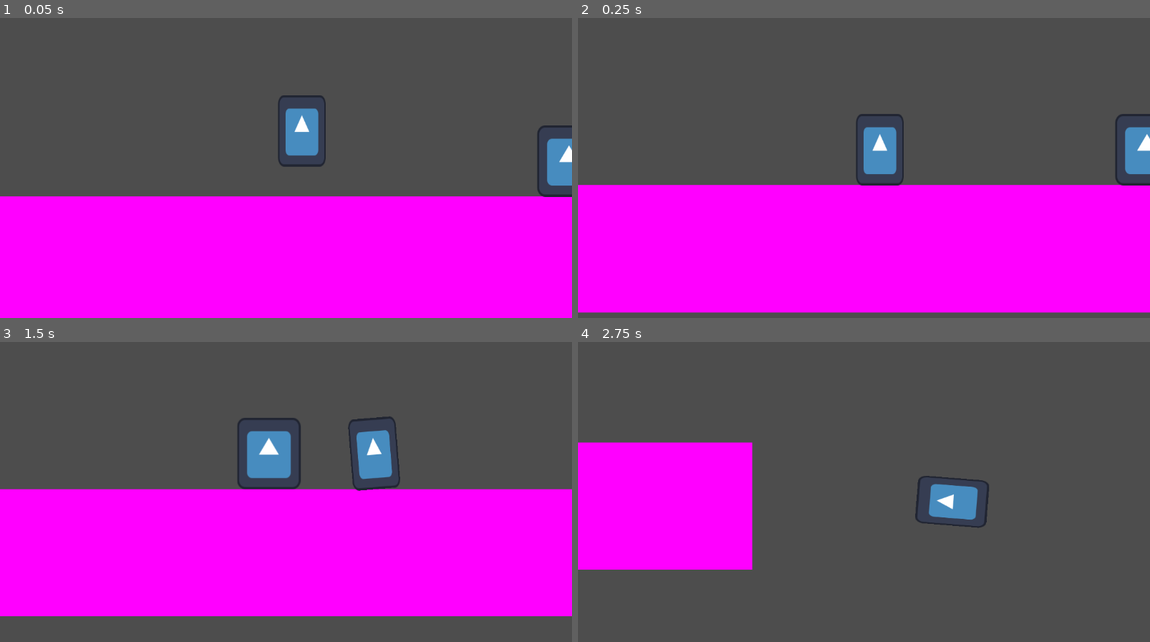
Above: before the commit, frames 1-4 (two rows, left to right).
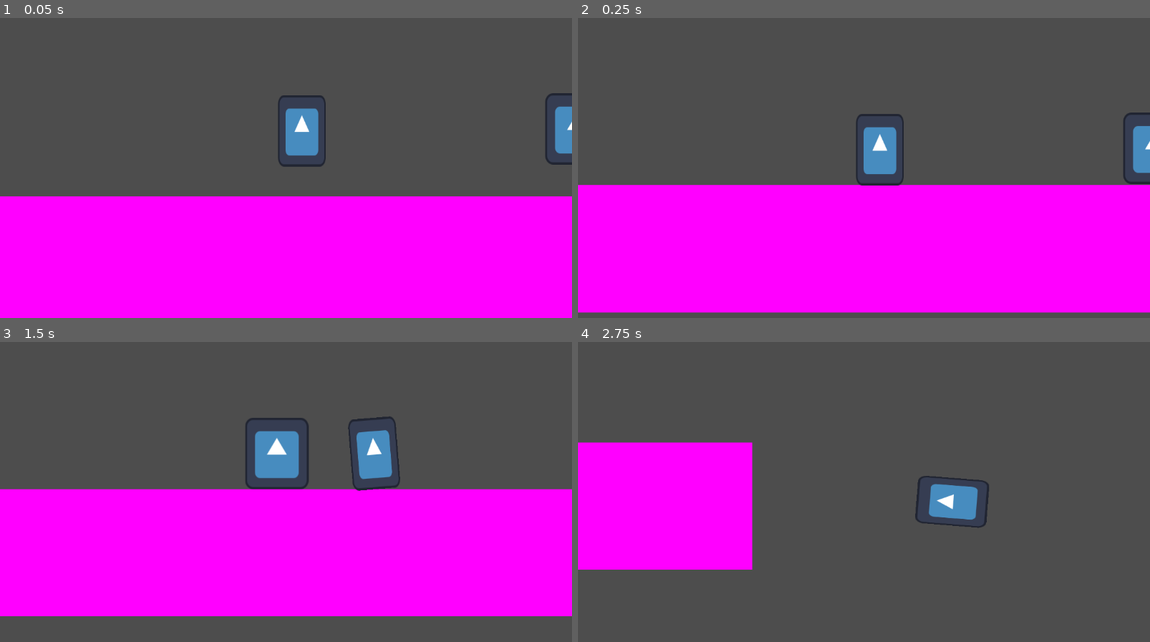
Above: after the commit, the same moments.

Repository: CodeScratcher/soulslike
Game: Godot game, scene res://Levels/test_scene.tscn
Two runs of this game, one before a commit and one after it. Both use one fixed random seed, a clock stepped at 60 frames per second and the inputs below. The engine's default icon, where the game draws it, is replaced by a stand-in: a white triangle on a blue panel in a dark square.
Inputs:
- Up to frame 1 (0.05 s): no input
- Up to frame 2 (0.25 s): no input
- Up to frame 3 (1.5 s): hold Space (roll) 0.53-1.28 s; hold D (right) from 0.53 s (still down); tap W (jump) at 0.77 s; tap Space (roll) at 1.35 s
- Up to frame 4 (2.75 s): tap W (jump) at 1.52 s; release D (right) at 2.03 s; hold A (left) from 2.03 s (still down); hold Space (roll) from 2.03 s (still down)

The runs differ from the first frame. In frame 1, 1.2% of the frame differs, in the area x 93-100%, y 25-60%; in frame 2, 0.6%; in frame 3, 1.0%; in frame 4, nothing differs.

Commit message:
Moved enemy on testscene

Diff:
--- a/Levels/test_scene.tscn
+++ b/Levels/test_scene.tscn
@@ -27,4 +27,4 @@
 JUMP_VELOCITY = -199.56
 
 [node name="TestEnemy" parent="." instance=ExtResource("2_5tng7")]
-position = Vector2(768, 456)
+position = Vector2(776, 408)
Not shown: 1 places in Levels/test_scene.tscn that only renumber resources
Not shown: 1 places in Objects/Player.tscn that only renumber resources
Not shown: 1 places in Objects/test_enemy.tscn that only renumber resources
